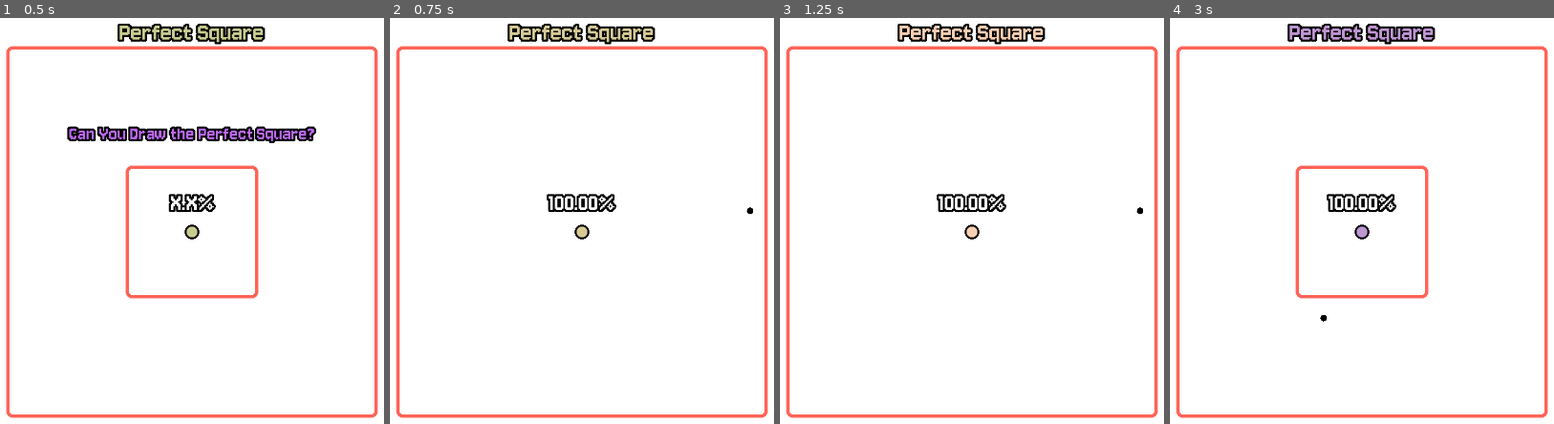
Above: before the commit, frames 1-4 (left to right).
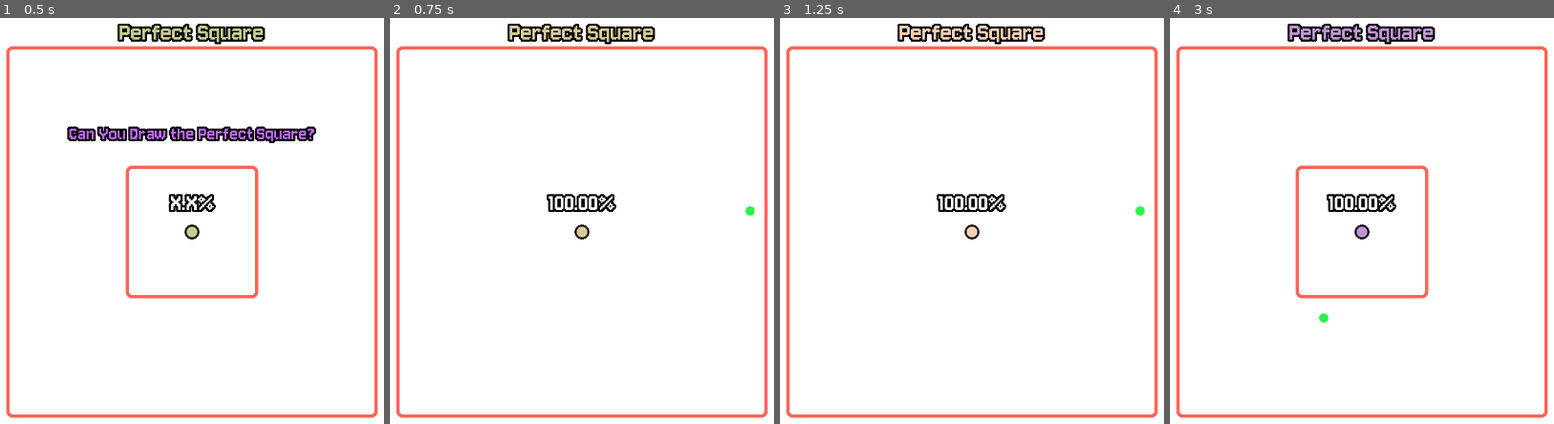
Above: after the commit, the same moments.

Repository: FennecKii/perfect-square
Game: Godot game, scene res://whiteboard.tscn
Two runs of this game, one before a commit and one after it. Both use one fixed random seed, a clock stepped at 60 frames per second and the inputs below.
Inputs (mouse positions are in pixels of both pictures, inside the frame that each line leads up to):
- Up to frame 1 (0.5 s): no input
- Up to frame 2 (0.75 s): tap Enter at 0.5 s; move the mouse to (750, 208) at 0.52 s; press the mouse at (750, 208) at 0.53 s
- Up to frame 3 (1.25 s): no input
- Up to frame 4 (3 s): tap Space at 1.25, 2.75 s; move the mouse to (1208, 253) at 1.27 s; release the mouse at (1208, 253) at 1.28 s; click (1208, 253) at 1.35 s; tap Enter at 2 s; move the mouse to (1438, 135) at 2.02 s; press the mouse at (1438, 135) at 2.03 s; move the mouse to (1323, 318) at 2.77 s; release the mouse at (1323, 318) at 2.78 s; click (1323, 318) at 2.85 s

Frame 1 is identical in both runs. In frame 2, less than 0.1% of the frame differs, in the area x 92-96%, y 46-49%; in frame 3, less than 0.1%; in frame 4, less than 0.1%.

Commit message:
balancing and visual changes

Diff:
--- a/distrance_curve.tres
+++ b/distrance_curve.tres
@@ -2,5 +2,5 @@
 
 [resource]
 _limits = [0.0, 1.0, 0.0, 330.629]
-_data = [Vector2(0, 1), 0.0, 0.0, 0, 0, Vector2(12.6301, 0.883164), -0.028756, -0.028756, 0, 0, Vector2(23.0149, 0.411923), -0.0164537, -0.0164537, 0, 0, Vector2(42.1005, 0.201618), -0.00594682, -0.00594682, 0, 0, Vector2(102.444, 0.0555722), -0.000161348, -0.000161348, 0, 0, Vector2(167.841, 0), 0.0, 0.0, 0, 0, Vector2(330.629, 0), 0.0, 0.0, 0, 0]
+_data = [Vector2(0, 1), 0.0, 0.0, 0, 0, Vector2(12.3831, 0.883959), -0.0260508, -0.0260508, 0, 0, Vector2(59.1913, 0.228669), -0.00754659, -0.00754659, 0, 0, Vector2(125.812, 0.0529011), -0.000176676, -0.000176676, 0, 0, Vector2(207.541, 0.0221844), 0.0, 0.0, 0, 0, Vector2(312.054, 0), 0.0, 0.0, 0, 0, Vector2(330.629, 0), 0.0, 0.0, 0, 0]
 point_count = 7
--- a/similarity_gradient.tres
+++ b/similarity_gradient.tres
@@ -2,5 +2,5 @@
 
 [resource]
 interpolation_color_space = 2
-offsets = PackedFloat32Array(0, 0.134396, 0.551253, 0.938889, 1)
+offsets = PackedFloat32Array(0, 0.134396, 0.551253, 0.93025, 1)
 colors = PackedColorArray(0.901961, 0.258824, 0.168627, 1, 1, 0.415686, 0, 1, 1, 0.701961, 0.00784314, 1, 0.905882, 0.886275, 0, 1, 0.166677, 0.946544, 0.296707, 1)
--- a/whiteboard.gd
+++ b/whiteboard.gd
@@ -138,7 +138,7 @@
 		return
 
 	if len(point_position) == 1:
-		draw_circle(point_position[0], 5, Color.BLACK)
+		draw_circle(point_position[0], 7, similarity_gradient.sample(similarity_score/100))
 	else:
 		draw_polyline_colors(point_position, point_position_color, 5)
 
@@ -201,9 +201,9 @@
 		point_accuracy_weight = (point_array_size/(point_array_size * 0.99))/point_array_size
 		past_accuracy_weight = 1 - point_accuracy_weight
 	elif 60.0 <= point_accuracy and point_accuracy <= 90.0:
-		point_accuracy_weight = (point_array_size/(point_array_size * 0.275))/point_array_size
+		point_accuracy_weight = (point_array_size/(point_array_size * 0.4))/point_array_size
 		past_accuracy_weight = 1 - point_accuracy_weight
 	else:
-		point_accuracy_weight = (point_array_size/(point_array_size * 0.1))/point_array_size
+		point_accuracy_weight = (point_array_size/(point_array_size * 0.2))/point_array_size
 		past_accuracy_weight = 1 - point_accuracy_weight
 	return Vector2((past_accuracy * past_accuracy_weight) + (point_accuracy * point_accuracy_weight), point_accuracy)
Not shown, added: whiteboard.tscn1164916064.tmp
